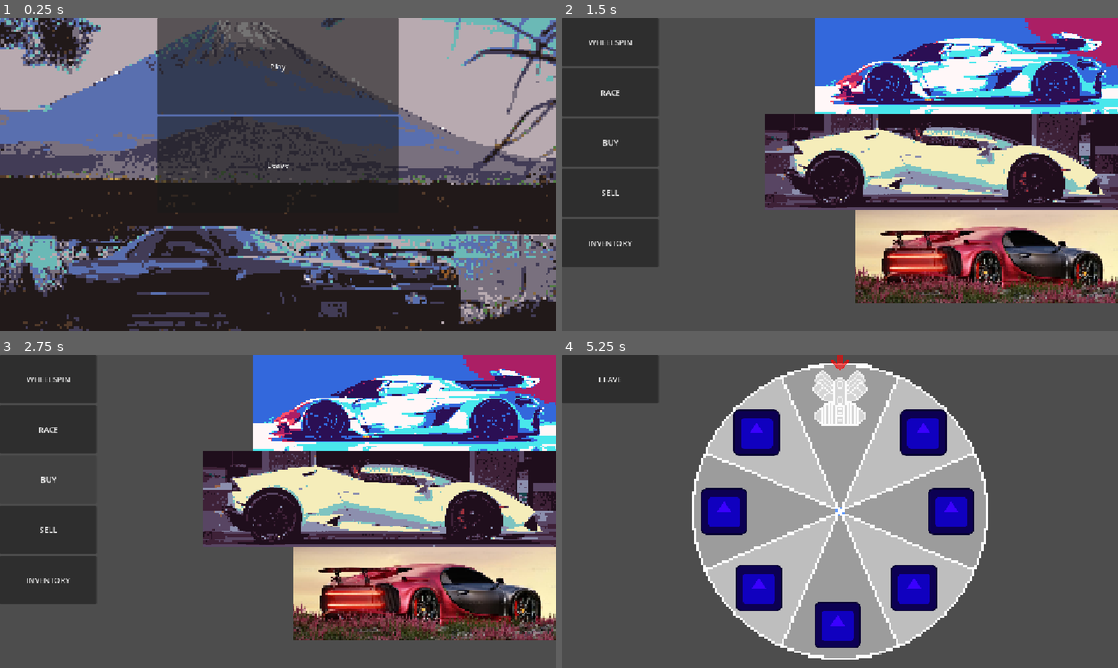
Above: before the commit, frames 1-4 (two rows, left to right).
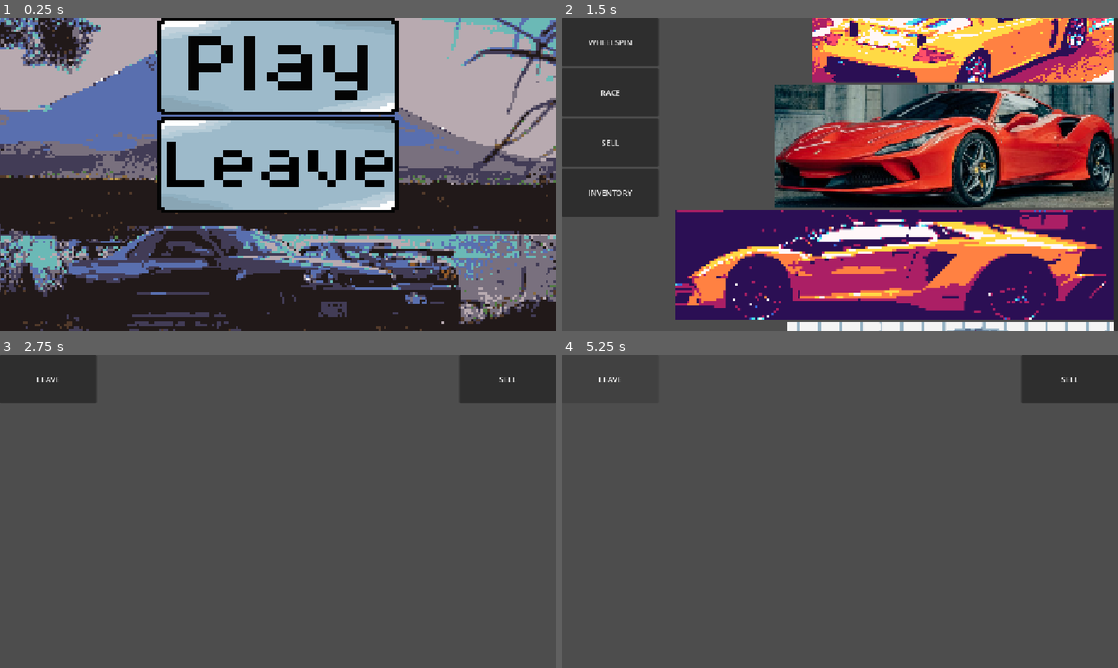
Above: after the commit, the same moments.

Repository: Pycratch/The-Very-Serious-Juniper-Dev-Game-Jam
Game: Godot game, scene res://scenes/game.tscn
The game is run twice, just before and just after one commit, with the same random seed, the same clock (stepped at 60 frames per second) and the same inputs. The engine's default icon, where the game draws it, is replaced by a stand-in: a white triangle on a blue panel in a dark square.
Inputs (mouse positions are in pixels of both pictures, inside the frame that each line leads up to):
- Up to frame 1 (0.25 s): no input
- Up to frame 2 (1.5 s): click (840, 165) at 0.5 s; click (840, 64) at 1.25 s
- Up to frame 3 (2.75 s): click (50, 480) at 2 s, where only the run before the commit has a clickable "BUY"
- Up to frame 4 (5.25 s): click (612, 380) at 2.75 s, where only the run after the commit has a clickable "LEAVE"; click "LEAVE" at 3.5 s; click "SELL" at 4.25 s; click (612, 380) at 5 s, where only the run before the commit has a clickable "WHEELSPIN"

The runs differ from the first frame. In frame 1, 26% of the frame differs, in the area x 28-72%, y 0-63%; in frame 2, 67%, in the area x 0-100%, y 0-100%; in frame 3, 55%; in frame 4, 42%.

Commit message:
Some Buttons added

Diff:
--- a/scenes/game.tscn
+++ b/scenes/game.tscn
@@ -3,6 +3,7 @@
 [ext_resource type="Script" uid="uid://cjm4j04fxj37l" path="res://scripts/game.gd" id="1_lbhrr"]
 [ext_resource type="PackedScene" uid="uid://dokoweoac2i78" path="res://scenes/wheelspin.tscn" id="4_p57ef"]
 [ext_resource type="Script" uid="uid://du6331ec8jk8y" path="res://scripts/wheelspin_ui.gd" id="4_u5sy4"]
+[ext_resource type="PackedScene" uid="uid://cmspign0mfgg2" path="res://scenes/sell_ui.tscn" id="8_gee14"]
 [ext_resource type="AudioStream" uid="uid://svny87lafhro" path="res://assets/sfx/master_of_dreams_8_bit_arcade_victory_2_014.mp3" id="21_5newe"]
 [ext_resource type="Texture2D" uid="uid://cqpi2buc5dxnb" path="res://assets/ArrowIcon.png" id="21_37s47"]
 [ext_resource type="PackedScene" uid="uid://wsowlu8jy8dx" path="res://scenes/game_ui.tscn" id="22_bt5mj"]
@@ -72,4 +73,7 @@
 size_flags_vertical = 0
 text = "LEAVE"
 
+[node name="SellUI" parent="CanvasLayer" unique_id=1955161592 instance=ExtResource("8_gee14")]
+visible = false
+
 [connection signal="pressed" from="CanvasLayer/WheelspinUI/MarginContainer/VBoxContainer/Button" to="CanvasLayer/WheelspinUI" method="_on_button_pressed"]
--- a/scenes/game_ui.tscn
+++ b/scenes/game_ui.tscn
@@ -1,9 +1,15 @@
 [gd_scene format=3 uid="uid://wsowlu8jy8dx"]
 
 [ext_resource type="Script" uid="uid://cs60r1b78hwvr" path="res://scripts/game_ui.gd" id="1_yubou"]
+[ext_resource type="Script" uid="uid://bfateeo0qr585" path="res://scripts/scroll_bar.gd" id="2_bt76a"]
 [ext_resource type="Texture2D" uid="uid://bw63sj140g8h3" path="res://assets/PixelArtPhoto/Jesko.png" id="2_u001w"]
-[ext_resource type="Texture2D" uid="uid://8kql4sqe0g28" path="res://assets/PixelArtPhoto/Ferrari.png" id="3_u2dgd"]
-[ext_resource type="Texture2D" uid="uid://b6qx6mu1ljmtu" path="res://assets/PixelArtPhoto/Lamborghini.png" id="4_bt76a"]
+[ext_resource type="Texture2D" uid="uid://nx0n8yu5x4ji" path="res://assets/PixelArtPhoto/PorscheCarrera.png" id="4_u2dgd"]
+[ext_resource type="Texture2D" uid="uid://b3gs4t8gjygql" path="res://assets/PixelArtPhoto/Lambo458.png" id="5_bt76a"]
+[ext_resource type="Texture2D" uid="uid://c1pew3gvcuorl" path="res://assets/PixelArtPhoto/LamboYellow.png" id="6_djwj0"]
+[ext_resource type="Texture2D" uid="uid://dmu7ualttwro0" path="res://assets/PixelArtPhoto/Lotus.png" id="7_e0pfi"]
+[ext_resource type="Texture2D" uid="uid://bv14wk3omojye" path="res://assets/PixelArtPhoto/Cupra.png" id="8_o3bws"]
+[ext_resource type="Texture2D" uid="uid://dgy6e4a8mpfnc" path="res://assets/PixelArtPhoto/AlfaRomeo.png" id="9_3huio"]
+[ext_resource type="Texture2D" uid="uid://3r7hgkhyqypf" path="res://assets/PixelArtPhoto/Jaguar.png" id="10_sjwyb"]
 
 [node name="GameUI" type="Control" unique_id=1611855527]
 layout_mode = 3
@@ -22,6 +28,79 @@
 grow_horizontal = 2
 grow_vertical = 2
 
+[node name="ScrollContainer" type="ScrollContainer" parent="MarginContainer" unique_id=968653749]
+custom_minimum_size = Vector2(600, 200)
+layout_mode = 2
+script = ExtResource("2_bt76a")
+
+[node name="VBoxContainer2" type="VBoxContainer" parent="MarginContainer/ScrollContainer" unique_id=532172427]
+custom_minimum_size = Vector2(0, 1800)
+layout_mode = 2
+size_flags_horizontal = 3
+size_flags_vertical = 3
+
+[node name="1" type="TextureRect" parent="MarginContainer/ScrollContainer/VBoxContainer2" unique_id=2087813148]
+custom_minimum_size = Vector2(620, 200)
+layout_mode = 2
+size_flags_horizontal = 8
+texture = ExtResource("2_u001w")
+
+[node name="2" type="TextureRect" parent="MarginContainer/ScrollContainer/VBoxContainer2" unique_id=309239531]
+custom_minimum_size = Vector2(627, 200)
+layout_mode = 2
+size_flags_horizontal = 8
+texture = ExtResource("4_u2dgd")
+
+[node name="3" type="TextureRect" parent="MarginContainer/ScrollContainer/VBoxContainer2" unique_id=2083813031]
+layout_mode = 2
+size_flags_horizontal = 8
+texture = ExtResource("5_bt76a")
+
+[node name="4" type="TextureRect" parent="MarginContainer/ScrollContainer/VBoxContainer2" unique_id=784438244]
+layout_mode = 2
+size_flags_horizontal = 8
+texture = ExtResource("6_djwj0")
+
+[node name="5" type="TextureRect" parent="MarginContainer/ScrollContainer/VBoxContainer2" unique_id=214770672]
+layout_mode = 2
+size_flags_horizontal = 8
+texture = ExtResource("7_e0pfi")
+
+[node name="6" type="TextureRect" parent="MarginContainer/ScrollContainer/VBoxContainer2" unique_id=905694485]
+custom_maximum_size = Vector2(915, 225)
+layout_mode = 2
+size_flags_horizontal = 8
+texture = ExtResource("8_o3bws")
+
+[node name="7" type="TextureRect" parent="MarginContainer/ScrollContainer/VBoxContainer2" unique_id=7122372]
+custom_maximum_size = Vector2(915, 225)
+layout_mode = 2
+size_flags_horizontal = 8
+texture = ExtResource("9_3huio")
+
+[node name="8" type="TextureRect" parent="MarginContainer/ScrollContainer/VBoxContainer2" unique_id=318777808]
+custom_maximum_size = Vector2(915, 225)
+layout_mode = 2
+size_flags_horizontal = 8
+texture = ExtResource("10_sjwyb")
+
+[node name="REPEAT1" type="TextureRect" parent="MarginContainer/ScrollContainer/VBoxContainer2" unique_id=1969330980]
+custom_minimum_size = Vector2(620, 200)
+layout_mode = 2
+size_flags_horizontal = 8
+texture = ExtResource("2_u001w")
+
+[node name="REPEAT2" type="TextureRect" parent="MarginContainer/ScrollContainer/VBoxContainer2" unique_id=317826651]
+custom_minimum_size = Vector2(627, 200)
+layout_mode = 2
+size_flags_horizontal = 8
+texture = ExtResource("4_u2dgd")
+
+[node name="REPEAT3" type="TextureRect" parent="MarginContainer/ScrollContainer/VBoxContainer2" unique_id=2085163434]
+layout_mode = 2
+size_flags_horizontal = 8
+texture = ExtResource("5_bt76a")
+
 [node name="VBoxContainer" type="VBoxContainer" parent="MarginContainer" unique_id=2022780840]
 layout_mode = 2
 size_flags_horizontal = 0
@@ -36,11 +115,6 @@
 layout_mode = 2
 text = "RACE"
 
-[node name="BUY" type="Button" parent="MarginContainer/VBoxContainer" unique_id=914605435]
-custom_minimum_size = Vector2(200, 100)
-layout_mode = 2
-text = "BUY"
-
 [node name="SELL" type="Button" parent="MarginContainer/VBoxContainer" unique_id=1556990983]
 custom_minimum_size = Vector2(200, 100)
 layout_mode = 2
@@ -51,18 +125,5 @@
 layout_mode = 2
 text = "INVENTORY"
 
-[node name="UnsplashJesko" type="Sprite2D" parent="MarginContainer" unique_id=1006249621]
-position = Vector2(838, 100)
-texture = ExtResource("2_u001w")
-
-[node name="UnsplashFerrari" type="Sprite2D" parent="MarginContainer" unique_id=847198158]
-position = Vector2(879, 494)
-scale = Vector2(0.5, 0.5)
-texture = ExtResource("3_u2dgd")
-
-[node name="UnsplashLamborghini" type="Sprite2D" parent="MarginContainer" unique_id=1255642275]
-position = Vector2(786, 298)
-scale = Vector2(0.5, 0.5)
-texture = ExtResource("4_bt76a")
-
 [connection signal="pressed" from="MarginContainer/VBoxContainer/WHEELSPIN" to="." method="_on_wheelspin_pressed"]
+[connection signal="pressed" from="MarginContainer/VBoxContainer/SELL" to="." method="_on_sell_pressed"]
--- a/scenes/main_menu.tscn
+++ b/scenes/main_menu.tscn
@@ -2,6 +2,22 @@
 
 [ext_resource type="Script" uid="uid://qdskfy51o1eh" path="res://scripts/main_menu.gd" id="1_ekxnf"]
 [ext_resource type="Texture2D" uid="uid://cfqi2xgg451pc" path="res://assets/PixelArtPhoto/NissanSkyline.png" id="1_l6cm7"]
+[ext_resource type="Texture2D" uid="uid://dfoo8lrsmxd2r" path="res://assets/Buttons/PlayButton.png" id="3_wu84c"]
+[ext_resource type="Texture2D" uid="uid://d2xqfixleadm" path="res://assets/Buttons/LeaveButton.png" id="4_8ln24"]
+[ext_resource type="Texture2D" uid="uid://jg3fuxoqjuqa" path="res://assets/Buttons/PlayButtonHovered.png" id="4_rtw2f"]
+[ext_resource type="Texture2D" uid="uid://bbqkaypdueen2" path="res://assets/Buttons/LeaveButtonHovered.png" id="6_oa1go"]
+
+[sub_resource type="StyleBoxTexture" id="StyleBoxTexture_sjwyb"]
+texture = ExtResource("3_wu84c")
+
+[sub_resource type="StyleBoxTexture" id="StyleBoxTexture_gee14"]
+texture = ExtResource("4_rtw2f")
+
+[sub_resource type="StyleBoxTexture" id="StyleBoxTexture_s2npe"]
+texture = ExtResource("4_8ln24")
+
+[sub_resource type="StyleBoxTexture" id="StyleBoxTexture_0tnpc"]
+texture = ExtResource("6_oa1go")
 
 [node name="MainMenuUI" type="Control" unique_id=69001883]
 layout_mode = 3
@@ -33,12 +49,14 @@
 custom_minimum_size = Vector2(500, 200)
 layout_mode = 2
 size_flags_vertical = 4
-text = "Play"
+theme_override_styles/normal = SubResource("StyleBoxTexture_sjwyb")
+theme_override_styles/hover = SubResource("StyleBoxTexture_gee14")
 
 [node name="LEAVE" type="Button" parent="MarginContainer/VBoxContainer" unique_id=475093938]
-custom_minimum_size = Vector2(500, 200)
+custom_minimum_size = Vector2(400, 200)
 layout_mode = 2
 size_flags_vertical = 4
-text = "Leave"
+theme_override_styles/normal = SubResource("StyleBoxTexture_s2npe")
+theme_override_styles/hover = SubResource("StyleBoxTexture_0tnpc")
 
 [connection signal="pressed" from="MarginContainer/VBoxContainer/PLAY" to="." method="_on_play_pressed"]
--- /dev/null
+++ b/scenes/sell_ui.tscn
@@ -0,0 +1,37 @@
+[gd_scene format=3 uid="uid://cmspign0mfgg2"]
+
+[node name="SellUI" type="Control" unique_id=1955161592]
+layout_mode = 3
+anchors_preset = 15
+anchor_right = 1.0
+anchor_bottom = 1.0
+grow_horizontal = 2
+grow_vertical = 2
+
+[node name="MarginContainer" type="MarginContainer" parent="." unique_id=1595133377]
+layout_mode = 1
+anchors_preset = 15
+anchor_right = 1.0
+anchor_bottom = 1.0
+grow_horizontal = 2
+grow_vertical = 2
+
+[node name="HBoxContainer" type="HBoxContainer" parent="MarginContainer" unique_id=767860999]
+layout_mode = 2
+
+[node name="VBoxContainer" type="VBoxContainer" parent="MarginContainer/HBoxContainer" unique_id=130016587]
+layout_mode = 2
+
+[node name="LEAVE" type="Button" parent="MarginContainer/HBoxContainer/VBoxContainer" unique_id=461727237]
+custom_minimum_size = Vector2(200, 100)
+layout_mode = 2
+text = "LEAVE"
+
+[node name="VBoxContainer2" type="VBoxContainer" parent="MarginContainer/HBoxContainer" unique_id=247931524]
+layout_mode = 2
+size_flags_horizontal = 10
+
+[node name="SELL" type="Button" parent="MarginContainer/HBoxContainer/VBoxContainer2" unique_id=1958226804]
+custom_minimum_size = Vector2(200, 100)
+layout_mode = 2
+text = "SELL"
--- a/scripts/game_ui.gd
+++ b/scripts/game_ui.gd
@@ -1,6 +1,7 @@
 extends Control
 
 @onready var WheelspinUI = get_parent().get_node("WheelspinUI")
+@onready var SellUI = get_parent().get_node("SellUI")
 
 # Called when the node enters the scene tree for the first time.
 func _ready() -> void:
@@ -15,6 +16,9 @@
 func _on_wheelspin_pressed() -> void:
 	toggle_visibility(WheelspinUI)
 
+func _on_sell_pressed() -> void:
+	toggle_visibility(SellUI)
+
 func toggle_visibility(ui):
 	ui.visible = !ui.visible
 	self.visible = !self.visible
--- /dev/null
+++ b/scripts/scroll_bar.gd
@@ -0,0 +1,16 @@
+extends ScrollContainer
+
+@export var scroll_speed = 200
+# Called when the node enters the scene tree for the first time.
+func _ready() -> void:
+	pass
+
+# Called every frame. 'delta' is the elapsed time since the previous frame.
+func _process(delta: float) -> void:
+	scroll_vertical += scroll_speed * delta
+
+	var scrollbar = get_v_scroll_bar()
+	var max_scroll = scrollbar.max_value - scrollbar.page
+
+	if scroll_vertical >= max_scroll:
+		scroll_vertical = 0
Binary file added: assets/Buttons/LeaveButton.png
Not shown, added: assets/Buttons/LeaveButton.png.import
Binary file added: assets/Buttons/LeaveButtonHovered.png
Not shown, added: assets/Buttons/LeaveButtonHovered.png.import
Binary file added: assets/Buttons/PlayButton.png
Not shown, added: assets/Buttons/PlayButton.png.import
Binary file added: assets/Buttons/PlayButtonHovered.png
Not shown, added: assets/Buttons/PlayButtonHovered.png.import
Binary file added: assets/PixelArtPhoto/AlfaRomeo.png
Not shown, added: assets/PixelArtPhoto/AlfaRomeo.png.import
Binary file added: assets/PixelArtPhoto/Cupra.png
Not shown, changed: assets/PixelArtPhoto/Cupra.png.import
(and 15 more such lines)
